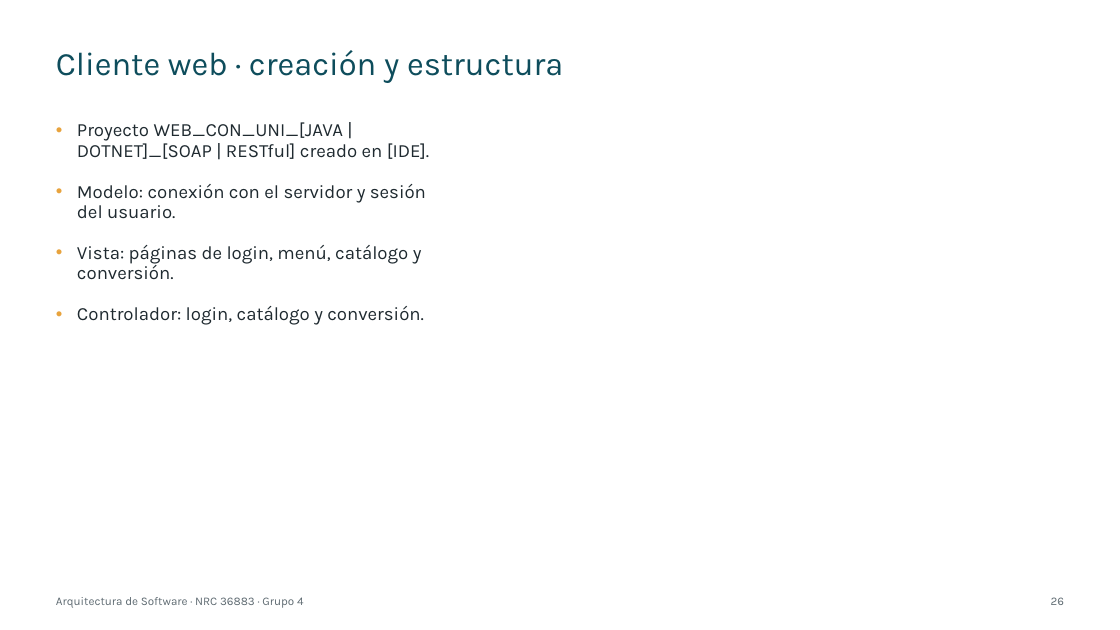
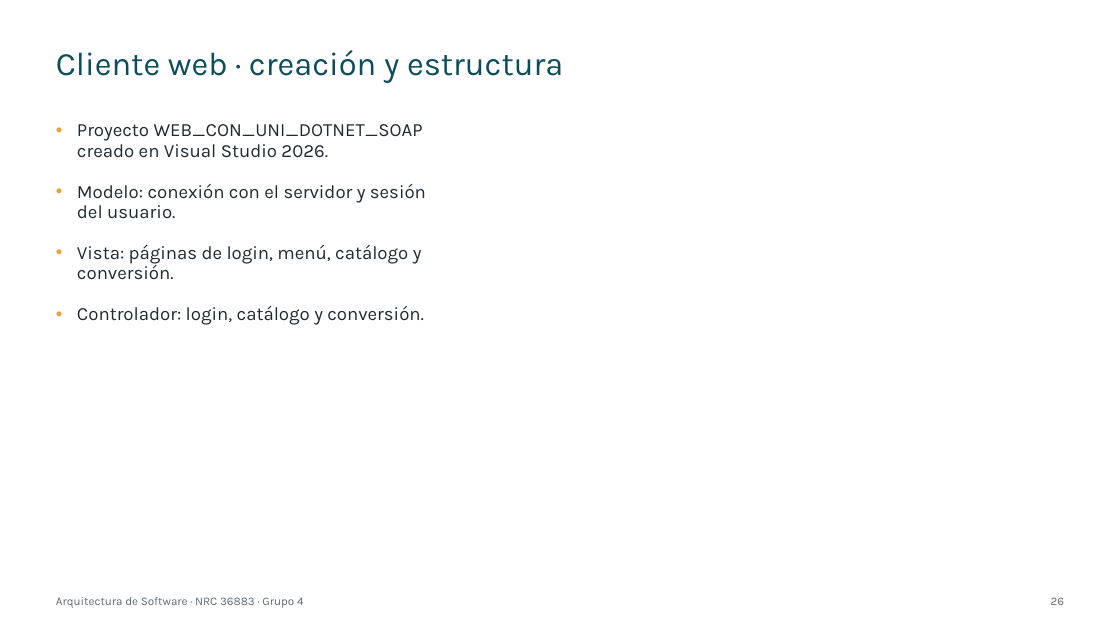
Before and after one commit to IMarcusDev/TI.1.2.-PAO202651_SOAP_DOTNET_SINBDD_NRC_36883_GR04, a slide deck: slide 26 of 05. DOCUMENTACION/PRESENTACION TI.1.2. SOAP sin BDD en DOTNET GR4.pptx. Drawn at 1120x630 pixels with LibreOffice and Linux fonts; fonts in the diff are those of the drawing. Boxes give left, top, right and bottom in pixels: in the first picture for what was removed or moved away, otherwise in the second. Text is boxed around its words. In the diff, an @@ line names an element or a change of style, - is before the commit and + after.

```diff
--- a/05. DOCUMENTACION/PRESENTACION TI.1.2. SOAP sin BDD en DOTNET GR4.pptx
+++ b/05. DOCUMENTACION/PRESENTACION TI.1.2. SOAP sin BDD en DOTNET GR4.pptx
@@ text at box(77, 124, 423, 158): text changed @@
-• Proyecto WEB_CON_UNI_[JAVA | DOTNET]_[SOAP | RESTful] creado en [IDE].
+• Proyecto WEB_CON_UNI_DOTNET_SOAP creado en Visual Studio 2026.
```
Also in this commit, not shown: 27 other slides changed.
